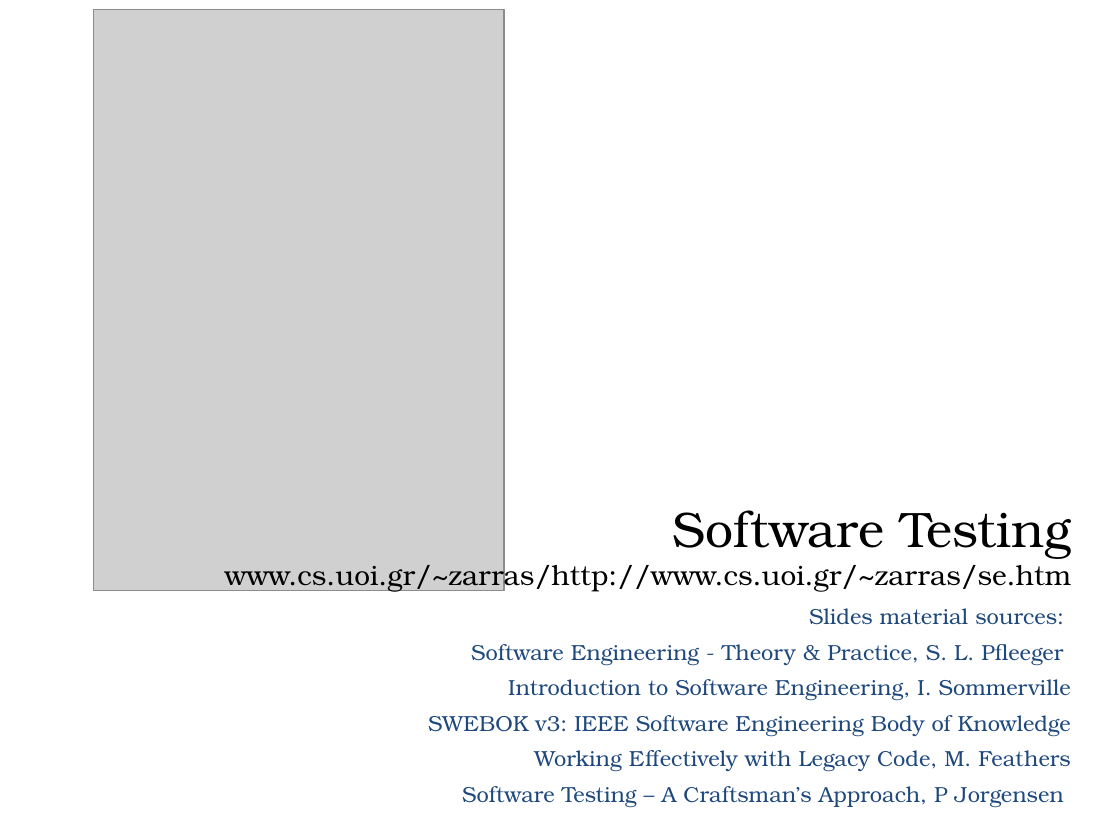
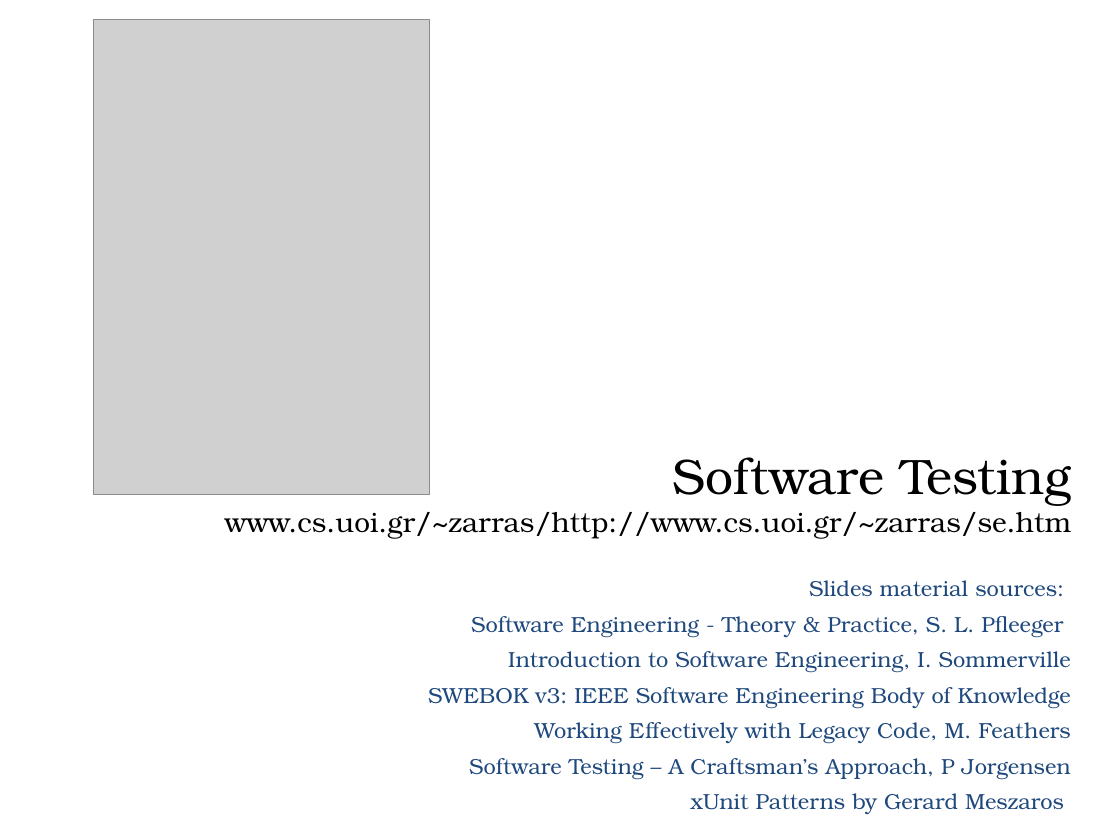
Before and after one commit to zarras/myy803-slides, a slide deck: slide 1 of 6-SoftEng-Testing.ppt. Drawn at 1120x840 pixels with LibreOffice and Linux fonts; fonts in the diff are those of the drawing; grey boxes stand for pictures. Boxes give left, top, right and bottom in pixels: in the first picture for what was removed or moved away, otherwise in the second. Text is boxed around its words. In the diff, an @@ line names an element or a change of style, - is before the commit and + after.

Commit message:
new version of testing slides

```diff
--- a/6-SoftEng-Testing.ppt
+++ b/6-SoftEng-Testing.ppt
@@ picture: place and size @@
-picture at (93, 9, 504, 590)
+picture at (93, 19, 429, 494)
@@ title "Software Testing www.cs.uoi.gr/~zarras/http://www.cs.uoi.gr/ ...": place and size @@
-title "Software Testing www.cs.uoi.gr/~zarras/http://www.cs.uoi.gr/ ..." at (225, 510, 1071, 592)
+title "Software Testing www.cs.uoi.gr/~zarras/http://www.cs.uoi.gr/ ..." at (225, 457, 1071, 538)
@@ subtitle "Slides material sources:": place and size @@
-subtitle "Slides material sources:" at (428, 608, 1071, 808)
+subtitle "Slides material sources:" at (428, 580, 1071, 814)
@@ subtitle at (691, 793, 1064, 814): paragraph added @@
+xUnit Patterns by Gerard Meszaros
```
Also in this commit, not shown: 1 other slide changed, 42 slides added, 20 slides removed, 1 other file.
